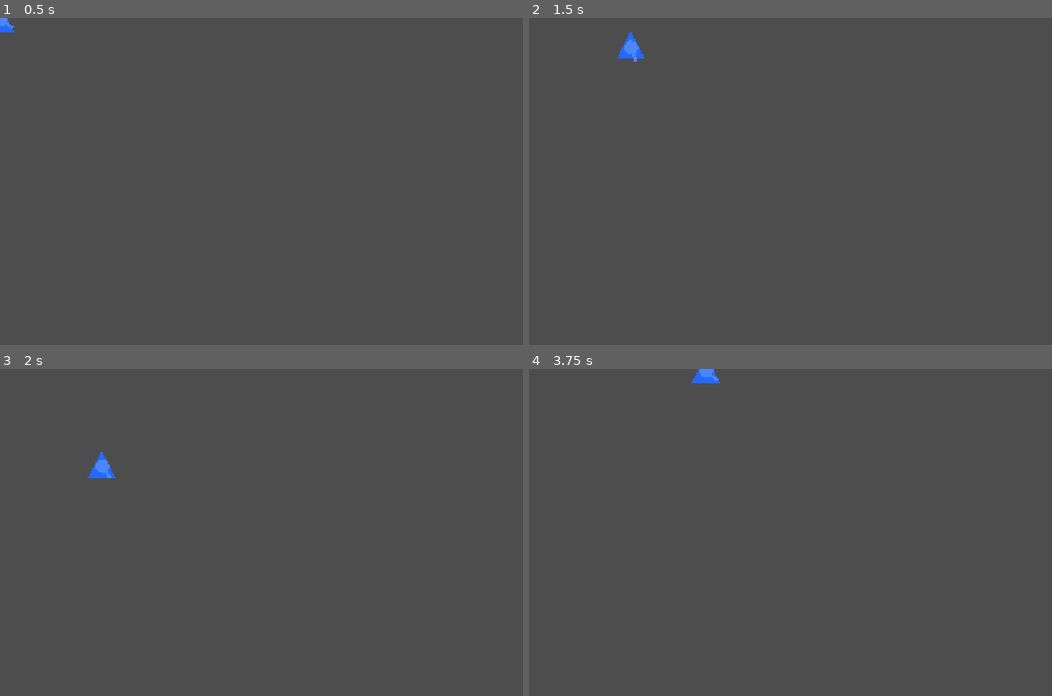
Above: before the commit, frames 1-4 (two rows, left to right).
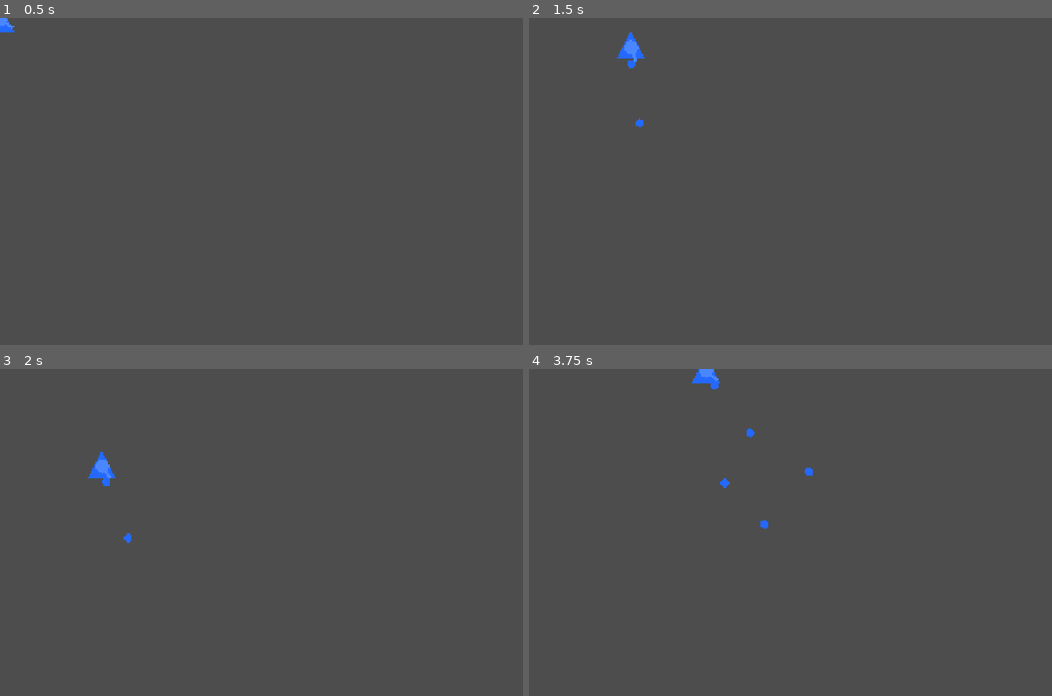
Above: after the commit, the same moments.

Repository: codez951/emerald-pancake
Game: Godot game, scene res://scenes/player_controller.tscn
Same seed, same stepped clock (60 frames per second), same inputs: the game is played once before the commit and once after it. The project has no main scene, so this scene is started directly.
Inputs (mouse positions are in pixels of both pictures, inside the frame that each line leads up to):
- Up to frame 1 (0.5 s): no input
- Up to frame 2 (1.5 s): tap Enter at 0.5 s; move the mouse to (905, 165) at 0.52 s; hold D (character_right) 0.53-1.28 s; click (905, 165) at 0.6 s; move the mouse to (685, 197) at 1.27 s; hold S (character_down) from 1.28 s (still down); click (685, 197) at 1.35 s
- Up to frame 3 (2 s): keep holding S (character_down)
- Up to frame 4 (3.75 s): move the mouse to (842, 460) at 2.02 s; release S (character_down) at 2.03 s; hold D (character_right) 2.03-2.78 s; click (842, 460) at 2.1 s; move the mouse to (764, 597) at 2.77 s; hold W (character_up) 2.78-3.53 s; click (764, 597) at 2.85 s; move the mouse to (947, 581) at 3.52 s; hold A (character_left) from 3.53 s (still down); click (947, 581) at 3.6 s

Frame 1 is identical in both runs. In frame 2, less than 0.1% of the frame differs, in the area x 18-22%, y 13-34%; in frame 3, less than 0.1%; in frame 4, 0.2%, in the area x 34-55%, y 4-49%.

Commit message:
Attempt Initial Firing Logic

Diff:
--- a/scenes/bullet.tscn
+++ b/scenes/bullet.tscn
@@ -1,18 +1,20 @@
 [gd_scene format=3 uid="uid://d2jefwweoc4t5"]
 
 [ext_resource type="Texture2D" uid="uid://g3ad6t4tigau" path="res://assets/textures/blue_bullet_1.png" id="1_mkf8s"]
+[ext_resource type="Script" uid="uid://oxwv7ag6mgft" path="res://scripts/bullet.gd" id="1_y25gk"]
 
 [sub_resource type="CircleShape2D" id="CircleShape2D_mkf8s"]
 radius = 21.023796
 
 [node name="Bullet" type="Area2D" unique_id=1307016458]
+script = ExtResource("1_y25gk")
 metadata/_edit_group_ = true
 
-[node name="Sprite2D" type="Sprite2D" parent="." unique_id=2111933498]
+[node name="BulletTexture" type="Sprite2D" parent="." unique_id=2111933498]
 position = Vector2(-1.5258789e-05, 0.99998474)
 scale = Vector2(0.21568649, 0.20588252)
 texture = ExtResource("1_mkf8s")
 
-[node name="CollisionShape2D" type="CollisionShape2D" parent="." unique_id=160071691]
+[node name="BulletCollisionShape" type="CollisionShape2D" parent="." unique_id=160071691]
 position = Vector2(0, 1)
 shape = SubResource("CircleShape2D_mkf8s")
--- a/scenes/turret.tscn
+++ b/scenes/turret.tscn
@@ -6,10 +6,10 @@
 [node name="Turret" type="Node2D" unique_id=373752317]
 script = ExtResource("1_el7wl")
 
-[node name="Sprite2D" type="Sprite2D" parent="." unique_id=1476250153]
+[node name="TurretTexture" type="Sprite2D" parent="." unique_id=1476250153]
 position = Vector2(24, -0.9999981)
 scale = Vector2(0.2, 0.19647855)
 texture = ExtResource("1_x3mc5")
 
-[node name="Marker2D" type="Marker2D" parent="." unique_id=1709075416]
+[node name="BulletSpawnPoint" type="Marker2D" parent="." unique_id=1709075416]
 position = Vector2(80, 1)
--- /dev/null
+++ b/scripts/bullet.gd
@@ -0,0 +1,3 @@
+class_name Bullet
+
+extends Area2D
--- a/scripts/player_controller.gd
+++ b/scripts/player_controller.gd
@@ -25,6 +25,7 @@
 		direction += Vector2(-1, 0)
 	if Input.is_action_just_pressed("fire"):
 		print("Fire")
+		player_shape.get_node("Turret").fire("player")
 
 	player_shape.move_in_direction(direction)
 
--- a/scripts/turret.gd
+++ b/scripts/turret.gd
@@ -1,8 +1,21 @@
 extends Node2D
+
+
+var bullet_scene: PackedScene = preload("res://scenes/bullet.tscn")
+var blue_bullet_texture := preload("res://assets/textures/blue_bullet_1.png")
+var red_bullet_texture := preload("res://assets/textures/red_bullet_1.png")
+
 
 func turret_aiming_direction(rotate_by):
 	rotation = rotate_by
 
 
-func fire():
-	var turret_head: Vector2 = $Marker2D.global_position
+func fire(firing_team):
+	var turret_head: Vector2 = get_node("BulletSpawnPoint").global_position
+	var bullet = bullet_scene.instantiate()
+
+	if firing_team == "player":
+		bullet.get_node("BulletTexture").texture = blue_bullet_texture
+		print(get_node("BulletSpawnPoint").global_position)
+		bullet.global_position = get_node("BulletSpawnPoint").global_position
+		add_child(bullet)
Not shown, added: scripts/bullet.gd.uid
